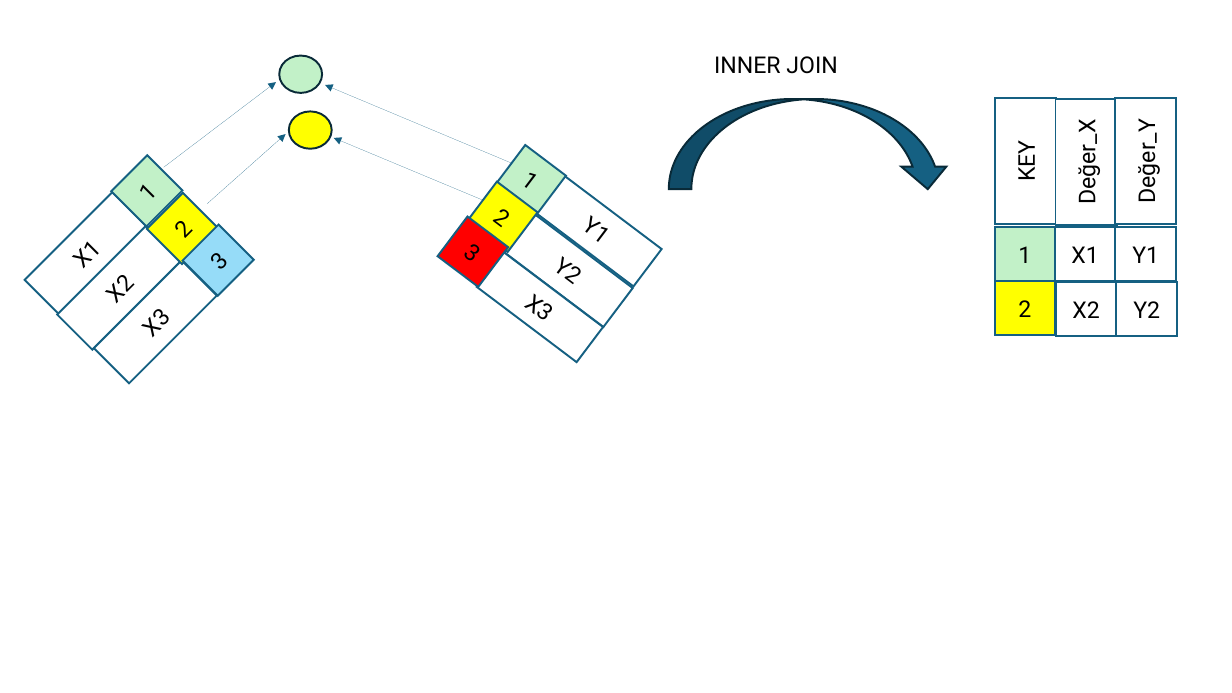
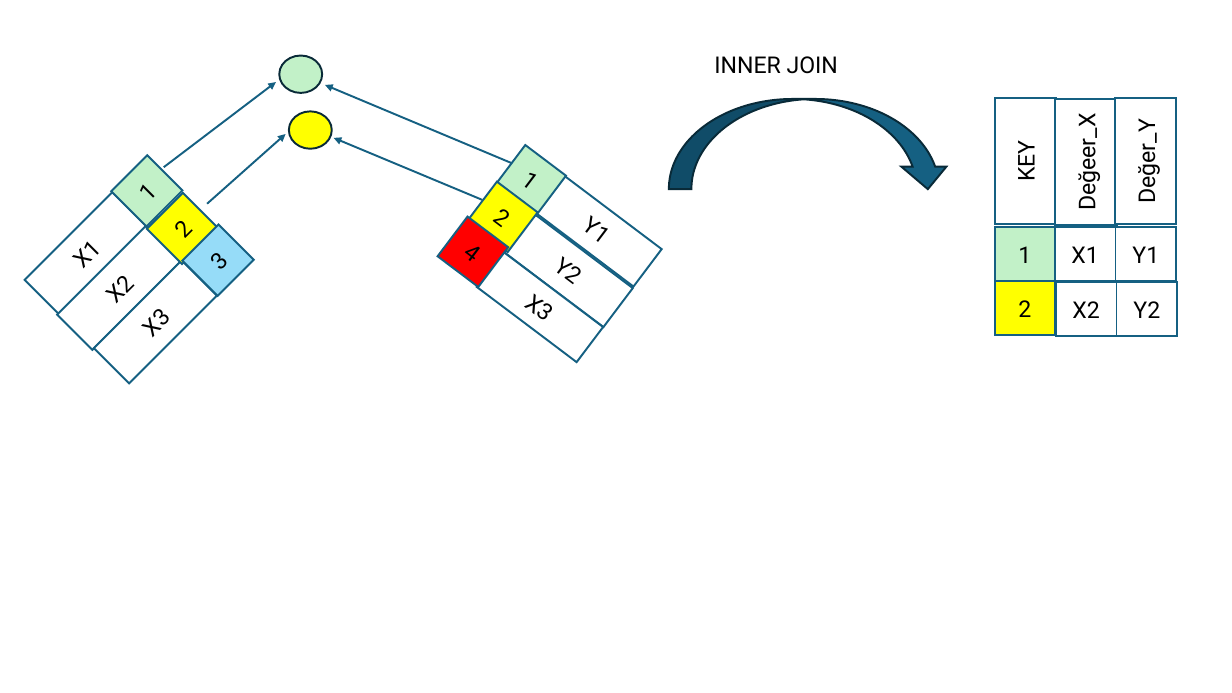
Before and after one commit to ati-ozgur/course-database, a slide deck: slide 1 of course-contents/figures/join-inner.pptx. Drawn at 1232x693 pixels with LibreOffice and Linux fonts; fonts in the diff are those of the drawing. Boxes give left, top, right and bottom in pixels: in the first picture for what was removed or moved away, otherwise in the second. Text is boxed around its words. In the diff, an @@ line names an element or a change of style, - is before the commit and + after.

```diff
--- a/course-contents/figures/join-inner.pptx
+++ b/course-contents/figures/join-inner.pptx
@@ arrow (164, 167) - (276, 82): stroke #156082 0.75 pt to #156082 1.5 pt @@
@@ arrow (512, 164) - (325, 85): stroke #156082 0.75 pt to #156082 1.5 pt @@
@@ arrow (207, 204) - (286, 134): stroke #156082 0.75 pt to #156082 1.5 pt @@
@@ arrow (482, 200) - (334, 138): stroke #156082 0.75 pt to #156082 1.5 pt @@
@@ text in rectangle at [1071, 122, 1101, 208]: text changed @@
-Değer_X
+Değeer_X
@@ text in rectangle at [462, 249, 472, 260]: text changed @@
-3
+4
```
Also in this commit, not shown: 2 other files.
